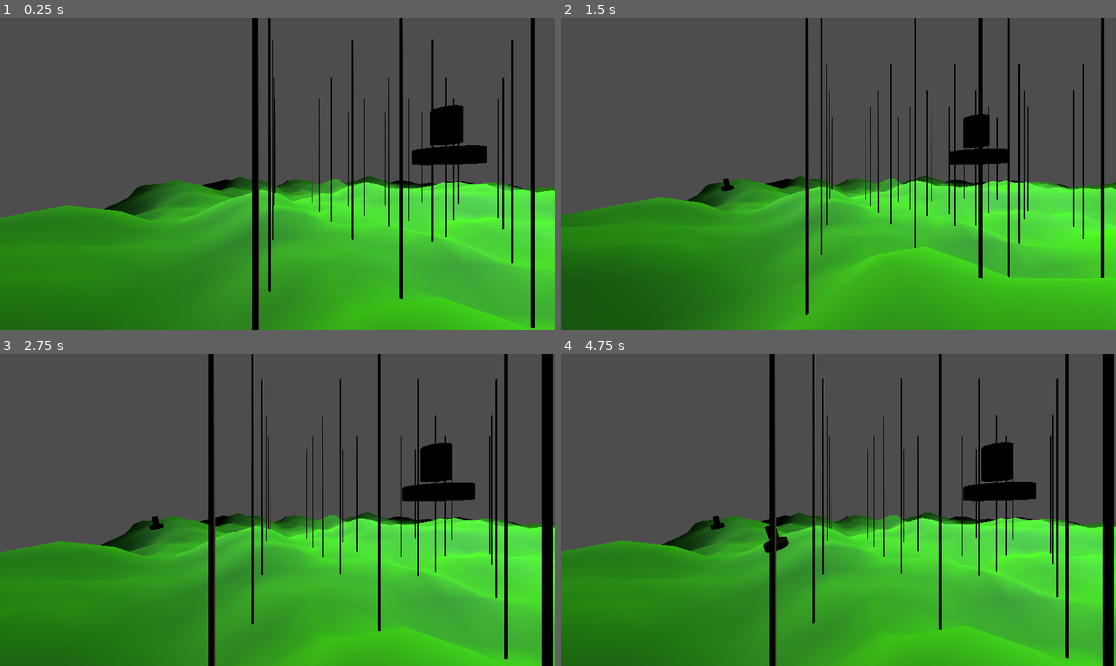
Above: before the commit, frames 1-4 (two rows, left to right).
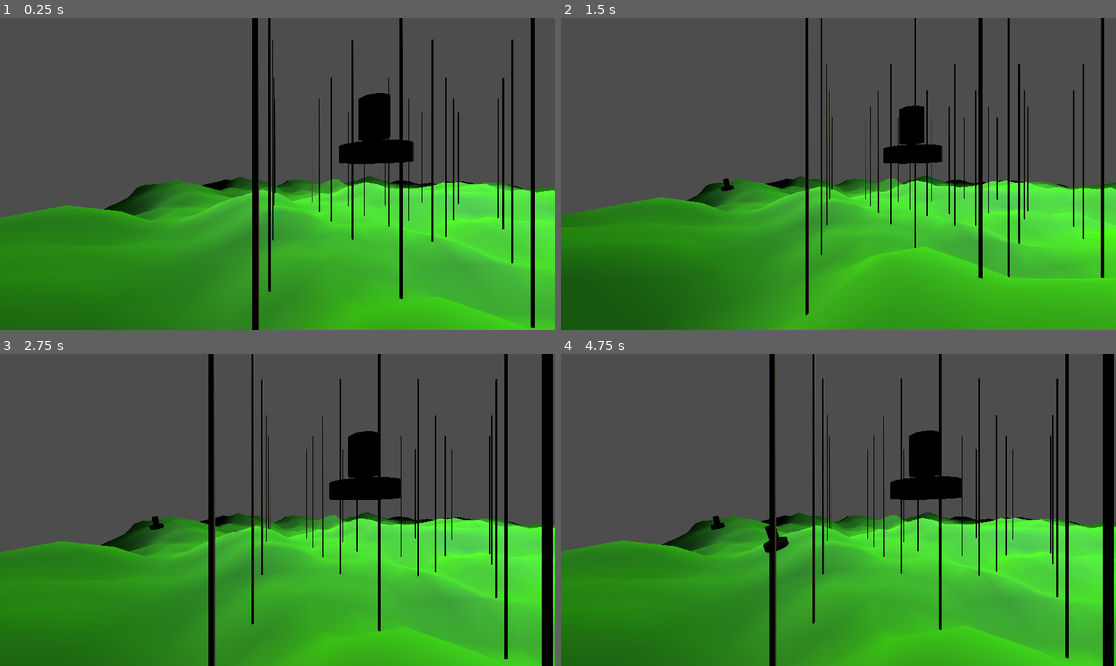
Above: after the commit, the same moments.

Repository: Aziroshin/citygamesystems
Game: Godot game, scene res://Root.tscn
Two runs of this game, one before a commit and one after it. Both use one fixed random seed, a clock stepped at 60 frames per second and the inputs below.
Inputs (mouse positions are in pixels of both pictures, inside the frame that each line leads up to):
- Up to frame 1 (0.25 s): no input
- Up to frame 2 (1.5 s): tap Enter at 0.5 s; move the mouse to (960, 158) at 0.52 s; tap S (camera_backward) at 0.6 s; click (960, 158) at 0.67 s; tap Space (camera_up) at 1.25 s; move the mouse to (727, 189) at 1.27 s; tap Shift (camera_down) at 1.35 s; click (727, 189) at 1.42 s
- Up to frame 3 (2.75 s): tap Enter at 2 s; move the mouse to (333, 441) at 2.02 s; tap W (camera_forward) at 2.1 s; click (333, 441) at 2.17 s
- Up to frame 4 (4.75 s): tap Space (camera_up) at 2.75, 4.25, 4.35 s; move the mouse to (810, 572) at 2.77 s; tap A (camera_left) at 2.85 s; click (810, 572) at 2.92 s; tap Enter at 3.5 s; move the mouse to (1005, 556) at 3.52 s; tap D (camera_right) at 3.6 s; click (1005, 556) at 3.67 s; move the mouse to (672, 463) at 4.27 s; click (672, 463) at 4.42 s

The runs differ from the first frame. In frame 1, 2.9% of the frame differs, in the area x 61-88%, y 24-48%; in frame 2, 1.8%; in frame 3, 2.8%; in frame 4, 2.8%.
Error in both runs: Invalid call. Nonexistent function 'set_shader_param' in base 'ShaderMaterial'. (res://dev/visualization/Visualizer.gd:142)

Commit message:
🐛 The Visualization test noodle on the map is working again.

Diff:
--- a/dev/PlaneMap/Map.gd
+++ b/dev/PlaneMap/Map.gd
@@ -63,13 +63,13 @@
 		.secondary.set_color(Vector3(0.2, 0.1, 0.3))\
 		# TODO [bug, prio:critical]: The map isn't showing, and it's related
 		# to this:
-#		.noodle_to(Visualization.OctagonMarker.instantiate()\
-#			.add_as_child_to(self)\
-#			.position_at(Vector3(3.5, 1, -2.5))\
-#			.set_size(0.5)\
-#			.primary.set_color(Vector3(0.6, 0.1, 0.4))\
-#			.secondary.set_color(Vector3(0.6, 0.1, 0.2))\
-#		)\
+		.noodle_to(Visualization.OctagonMarker.instantiate()\
+			.add_as_child_to(self)\
+			.position_at(Vector3(3.5, 1, -2.5))\
+			.set_size(0.5)\
+			.primary.set_color(Vector3(0.6, 0.1, 0.4))\
+			.secondary.set_color(Vector3(0.6, 0.1, 0.2))\
+		)\
 	)
 
 func _on_mouse_event(camera, event, click_position, click_normal, shape):
--- a/dev/visualization/VisualizationNoodle/VisualizationNoodle.gd
+++ b/dev/visualization/VisualizationNoodle/VisualizationNoodle.gd
@@ -78,7 +78,6 @@
 		Cavedig.needle(self, path.curve.get_point_position(0), Cavedig.Colors.ORANGE)
 
 func _deferred_set_end(position: Vector3):
-	end = position
 	if is_post_ready:
 		path.curve.set_point_position(get_end_idx(), position)
 	print("noodle end (aqua): %s" % global_transform.origin)
--- a/dev/visualization/VisualizationNoodle/VisualizationNoodle.tscn
+++ b/dev/visualization/VisualizationNoodle/VisualizationNoodle.tscn
@@ -14,7 +14,7 @@
 script = ExtResource( "2" )
 
 [node name="Sleeve" type="CSGPolygon3D" parent="."]
-polygon = PackedVector2Array(0.5, -0.150888, 0.588388, -0.0625, 0.588388, 0.0625, 0.5, 0.150888, 0.375, 0.150888, 0.286612, 0.0625, 0.286612, -0.0625, 0.375, -0.150888, 0.5, -0.150888)
+polygon = PackedVector2Array(0, 0.1, 0.0707107, 0.0707107, 0.1, 6.12323e-18, 0.0707107, -0.0707107, 1.22465e-17, -0.1, -0.0707107, -0.0707107, -0.1, -1.83697e-17, -0.0707107, 0.0707107)
 mode = 2
 path_node = NodePath("../Path")
 path_interval_type = 0
@@ -27,7 +27,7 @@
 path_joined = false
 script = ExtResource( "1" )
 sides = 8
-offset = Vector2(0, 0)
+circumradius = 0.1
 
 [node name="Path" type="Path3D" parent="."]
 curve = SubResource( "1" )
--- a/dev/visualization/VisualizationNoodle/VisualizationNoodlePath.gd
+++ b/dev/visualization/VisualizationNoodle/VisualizationNoodlePath.gd
@@ -1,13 +1,21 @@
-tool
-extends Path
+@tool
+extends Path3D
 class_name VisualizationNoodlePath
 
 # Since we're also using builder methods for setting and getting start
 # and end position, but, at the same time, want tool-compatible
-# configurability and the ability to set default values, we're setgetting
+# configurability and the ability to set default values, we're "setgetting"
 # the builder methods here.
-export var start: Vector3 = Vector3(0, 0, 1) setget set_start, get_start
-export var end: Vector3 = Vector3(0, 0, -1) setget set_end, get_end
+@export var start: Vector3 = Vector3(0, 0, 1):
+	get:
+		return get_start()
+	set(value):
+		set_start(value)
+@export var end: Vector3 = Vector3(0, 0, -1):
+	get:
+		return get_end()
+	set(value):
+		set_end(value)
 
 func _init():
 	curve.add_point(start)
--- a/project.godot
+++ b/project.godot
@@ -39,6 +39,11 @@
 "language": &"GDScript",
 "path": "res://dev/visualization/VisualizationNoodle/VisualizationNoodle.gd"
 }, {
+"base": "Path3D",
+"class": &"VisualizationNoodlePath",
+"language": &"GDScript",
+"path": "res://dev/visualization/VisualizationNoodle/VisualizationNoodlePath.gd"
+}, {
 "base": "Node3D",
 "class": &"Visualizer",
 "language": &"GDScript",
@@ -51,6 +56,7 @@
 "NilableTransform3D": "",
 "Visualization": "",
 "VisualizationNoodle": "",
+"VisualizationNoodlePath": "",
 "Visualizer": ""
 }
 
